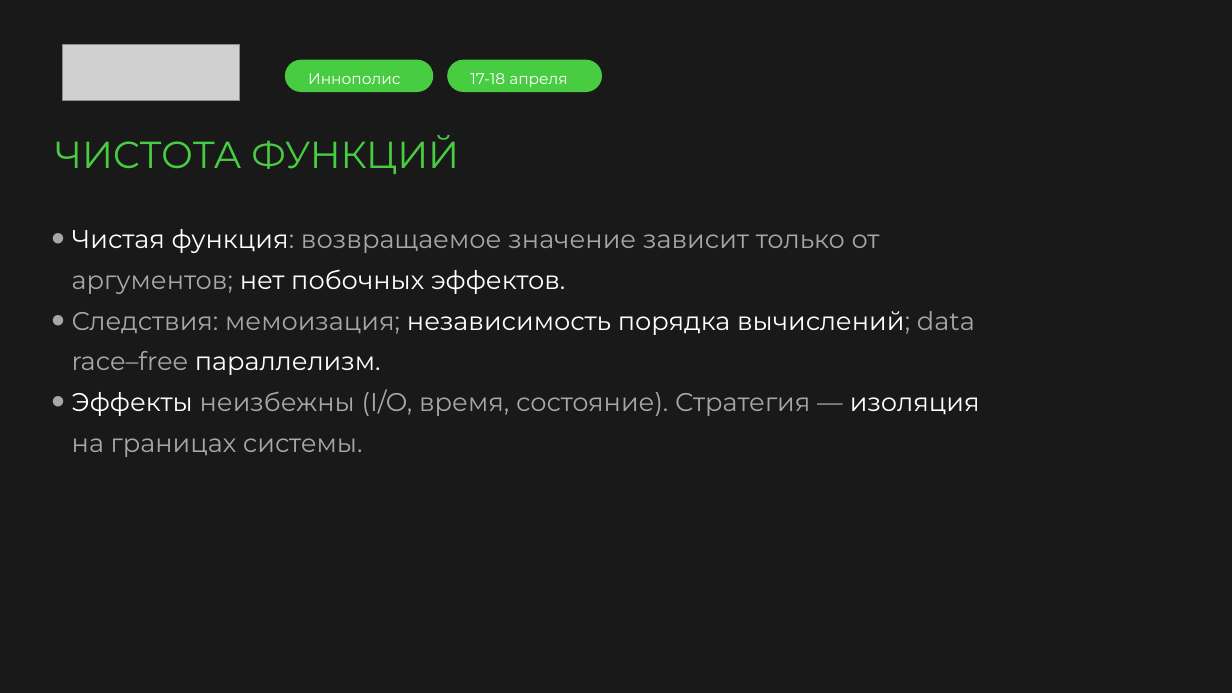
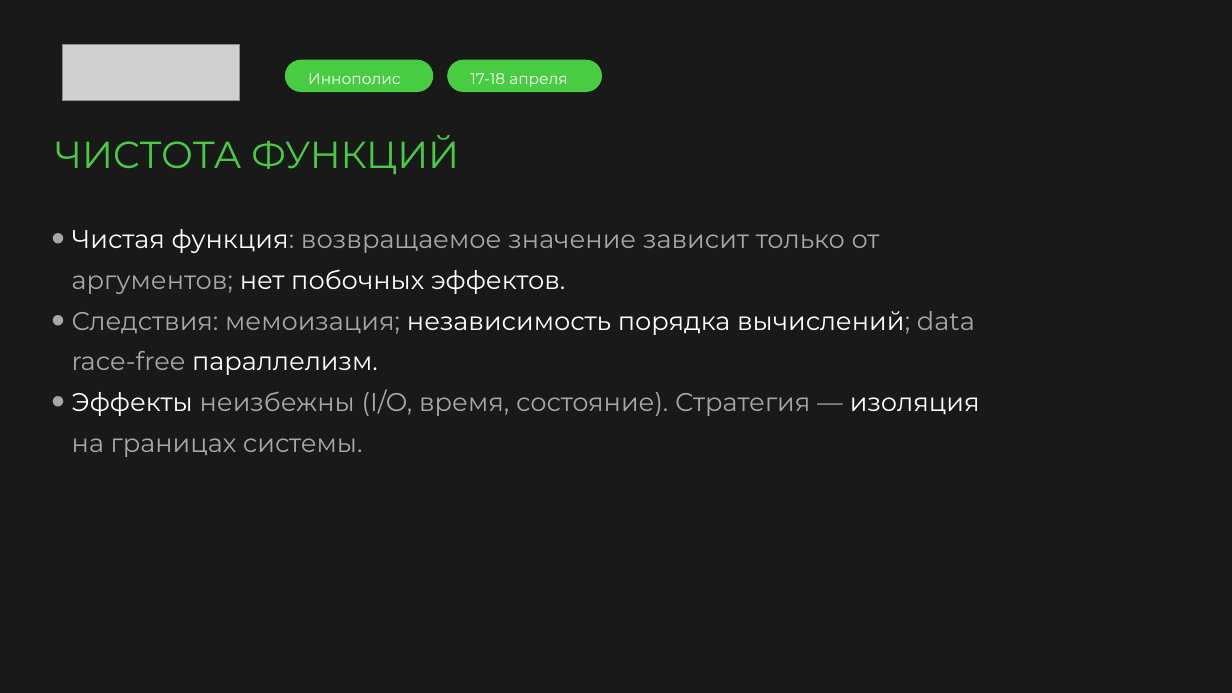
Before and after one commit to argent-smith/presentations, a slide deck: slide 27 of FP_Talk_2026/merge/presentation.pptx. Drawn at 1232x693 pixels with LibreOffice and Linux fonts; fonts in the diff are those of the drawing; grey boxes stand for pictures; background and template pictures are left out. Boxes give left, top, right and bottom in pixels: in the first picture for what was removed or moved away, otherwise in the second. Text is boxed around its words. In the diff, an @@ line names an element or a change of style, - is before the commit and + after.

```diff
--- a/FP_Talk_2026/merge/presentation.pptx
+++ b/FP_Talk_2026/merge/presentation.pptx
@@ text at <box>72,311,975,375</box>: text changed @@
-• Следствия: мемоизация; независимость порядка вычислений; data race–free параллелизм.
+• Следствия: мемоизация; независимость порядка вычислений; data race-free параллелизм.
```
Also in this commit, not shown: 7 slides added.
